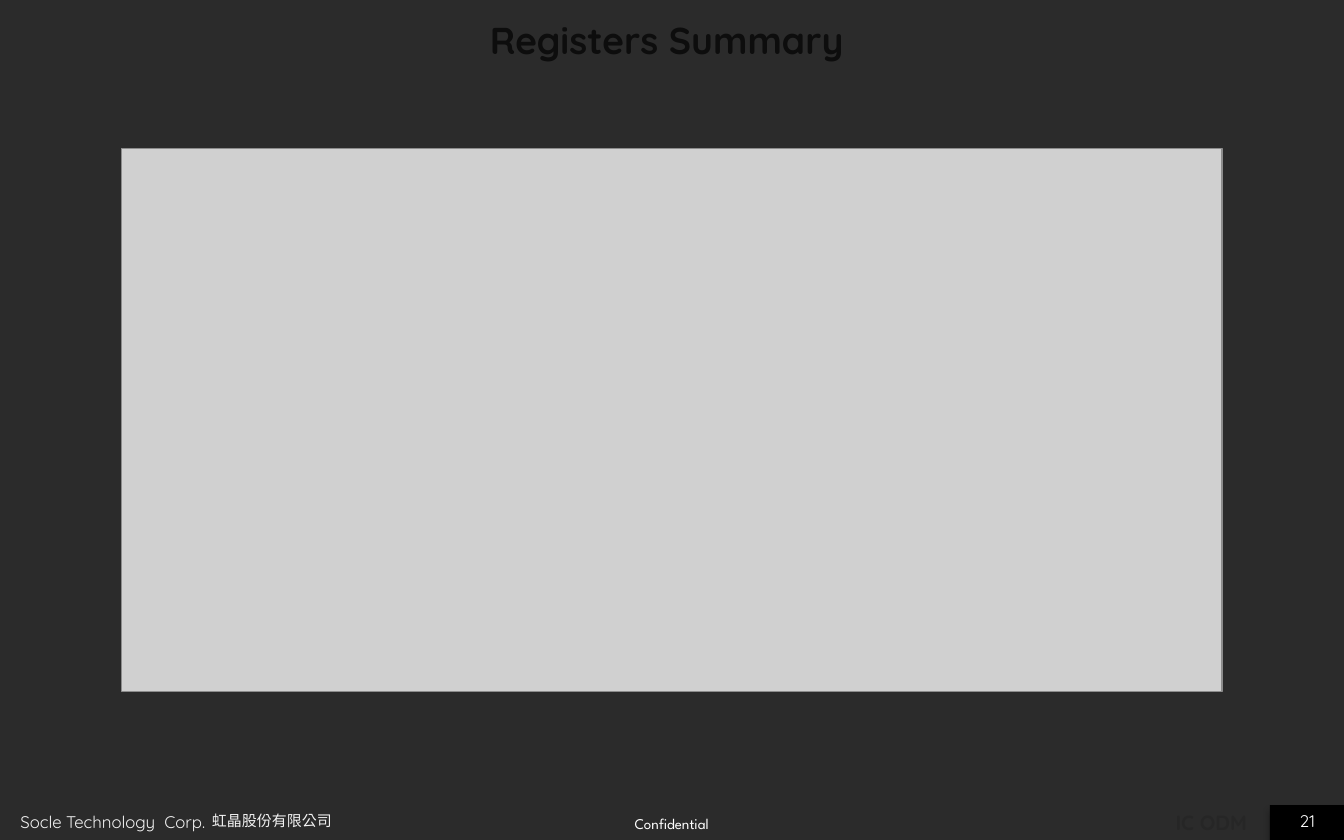
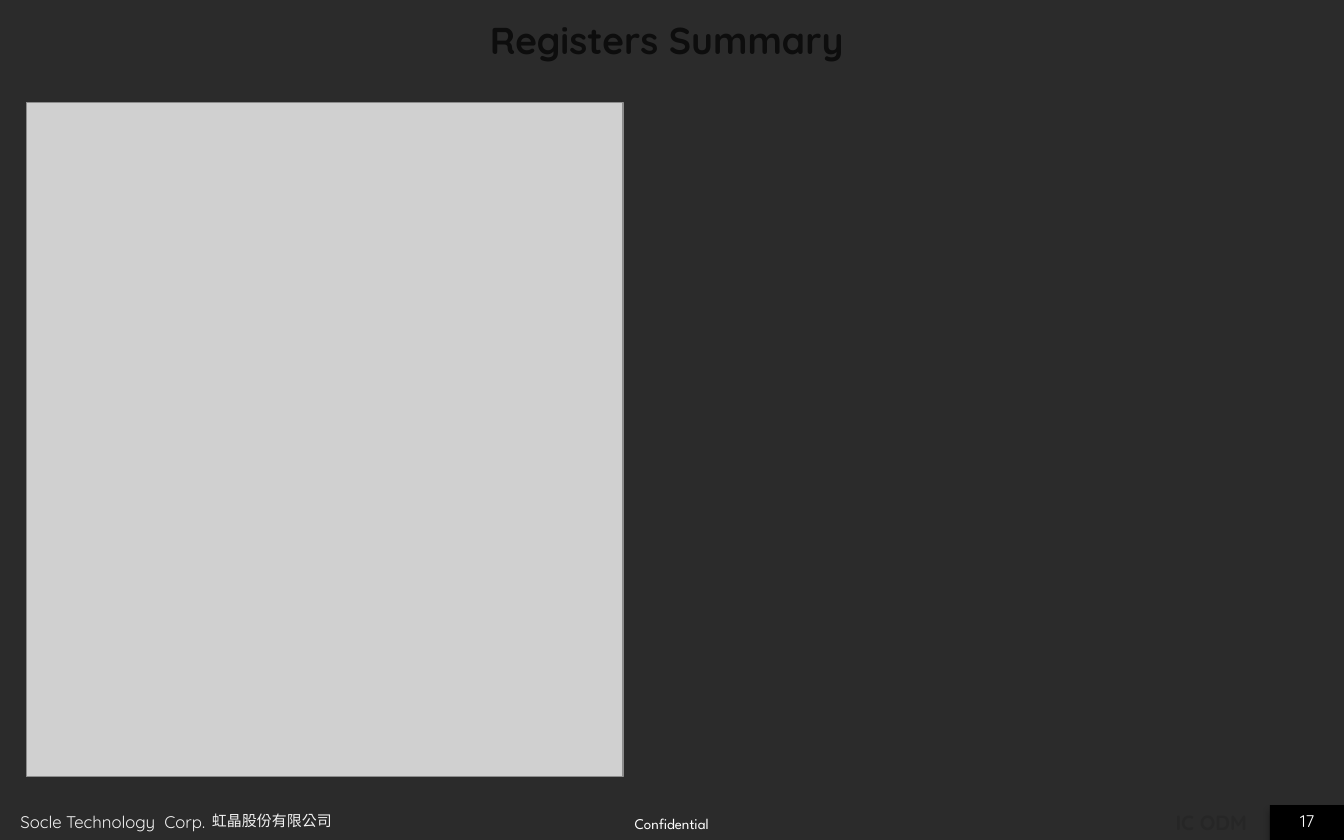
Before and after one commit to JomaskTsai/ppt_linux, a slide deck: slide 17 of spi_report_ben.pptx (slide 21 before the commit). Drawn at 1344x840 pixels with LibreOffice and Linux fonts; fonts in the diff are those of the drawing; grey boxes stand for pictures; background and template pictures are left out; a plain dark background stands for a picture behind light text. Boxes give left, top, right and bottom in pixels: in the first picture for what was removed or moved away, otherwise in the second. Text is boxed around its words. In the diff, an @@ line names an element or a change of style, - is before the commit and + after.

```diff
--- a/spi_report_ben.pptx
+++ b/spi_report_ben.pptx
@@ picture: place and size @@
-picture at box(122, 148, 1223, 691)
+picture at box(27, 102, 624, 777)
@@ page number at box(1300, 815, 1314, 827): text changed @@
-21
+17
```
Also in this commit, not shown: 3 other slides changed, 20 slides added, 16 slides removed.
